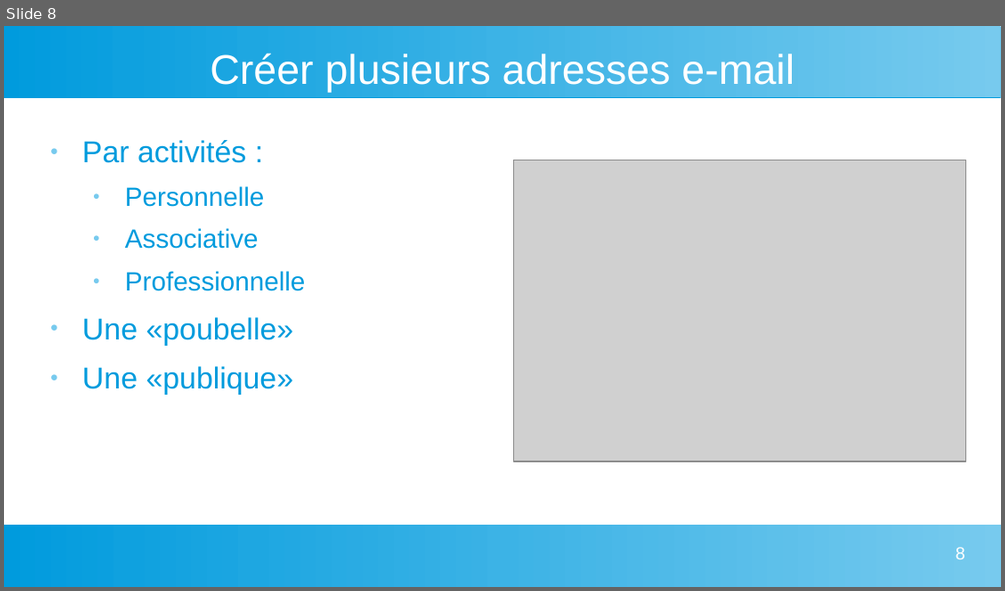
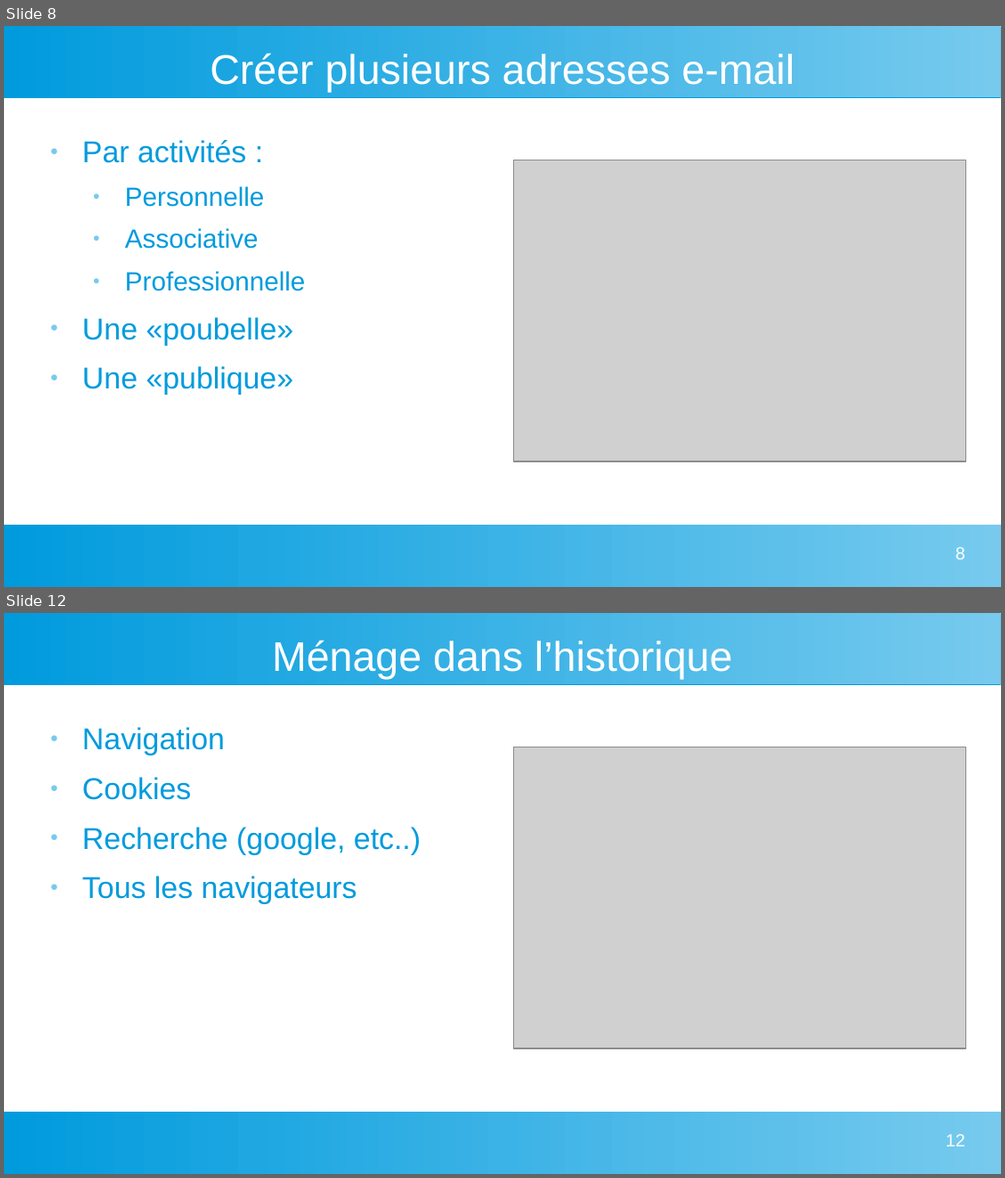
Before and after one commit to vkeller/modulo-gybe, a slide deck: 1C/web/BonnesPratiques.odp. Shown one above the other, each under a label of ours: slide 8 before the commit, slides 8 and 12 after it; the slides between them are not shown. The pictures are 1005x591 and 1005x1178 pixels, drawn with LibreOffice and Linux fonts; fonts in the diff are those of the drawing; grey boxes stand for pictures. Boxes give left, top, right and bottom in pixels: in the first picture for what was removed or moved away, otherwise in the second. Text is boxed around its words. In the diff, an @@ line names an element or a change of style, - is before the commit and + after.

```diff
--- a/1C/web/BonnesPratiques.odp
+++ b/1C/web/BonnesPratiques.odp
@@ slide 12 added at <box>4,613,1001,1174</box>, background #FFFFFF; not listed: 2 template elements that a slide beside it also shows @@
@@ title added at <box>272,640,732,679</box>, 33 pt, text #FFFFFF @@
+Ménage dans l’historique
@@ text added at <box>82,727,421,904</box>, 24 pt, text #009BDD @@
+● Navigation
+● Cookies
+● Recherche (google, etc..)
+● Tous les navigateurs
@@ picture added at <box>514,747,965,1048</box> @@
@@ page number added at <box>946,1134,965,1146</box>, 14 pt, text #FFFFFF @@
+12
```
Also in this commit, not shown: 1 slide changed, 3 other slides added, 25 other files.
